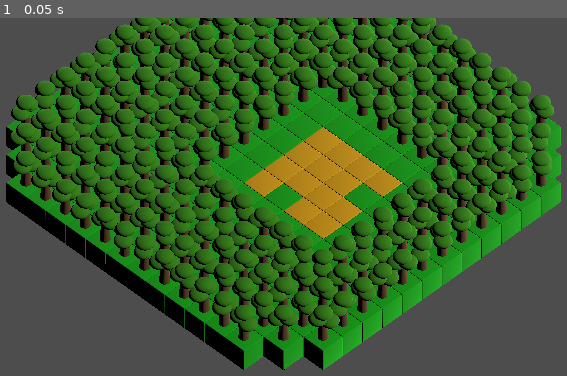
Above: before the commit, frame 1.
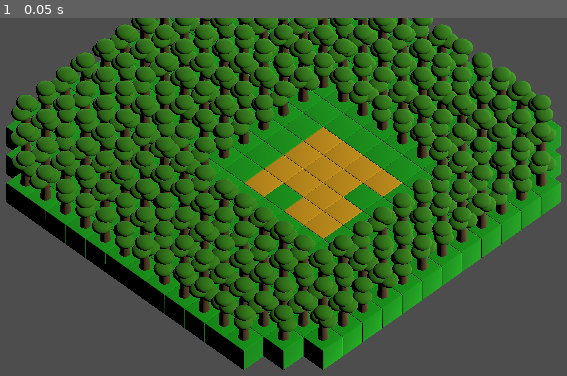
Above: after the commit, the same moment.

Repository: mtang8264/Train-Game
Game: Godot game, scene res://Scenes/Game.tscn
The game is run twice, just before and just after one commit, with the same random seed, the same clock (stepped at 60 frames per second) and the same inputs.
Inputs:
- Up to frame 1 (0.05 s): no input

The runs differ from the first frame. In frame 1, 14% of the frame differs, in the area x 1-99%, y 0-88%.

Commit message:
Added comments to existing code. Created a folder for resource scripts.

Diff:
--- a/Objects/Blocks/Basic.tres
+++ b/Objects/Blocks/Basic.tres
@@ -1,6 +1,6 @@
 [gd_resource type="Resource" script_class="BlockType" format=3 uid="uid://b84ya6jwsxda"]
 
-[ext_resource type="Script" uid="uid://bu07tjjl6772a" path="res://Scripts/BlockType.gd" id="1_0o1hj"]
+[ext_resource type="Script" uid="uid://bu07tjjl6772a" path="res://Scripts/Resources/BlockType.gd" id="1_0o1hj"]
 [ext_resource type="PackedScene" uid="uid://vyyi5a232wif" path="res://Objects/Blocks/PackedScenes/Basic.tscn" id="1_h3p1v"]
 
 [resource]
--- a/Objects/Blocks/Sandy.tres
+++ b/Objects/Blocks/Sandy.tres
@@ -1,6 +1,6 @@
 [gd_resource type="Resource" script_class="BlockType" format=3 uid="uid://cagvbqr2cnkjl"]
 
-[ext_resource type="Script" uid="uid://bu07tjjl6772a" path="res://Scripts/BlockType.gd" id="1_b27wd"]
+[ext_resource type="Script" uid="uid://bu07tjjl6772a" path="res://Scripts/Resources/BlockType.gd" id="1_b27wd"]
 
 [resource]
 script = ExtResource("1_b27wd")
--- a/Scenes/Game.tscn
+++ b/Scenes/Game.tscn
@@ -17,7 +17,6 @@
 
 [node name="Map" type="Node3D" parent="." unique_id=1860340154]
 script = ExtResource("1_iukft")
-block_offset = Vector2(0.5, 0.5)
 block_types = {
 "b": ExtResource("3_kldst"),
 "s": ExtResource("3_j5yw3")
--- a/Scripts/BlockType.gd
+++ /dev/null
@@ -1,8 +0,0 @@
-class_name BlockType
-extends Resource
-
-@export var block_name: String
-@export var block_filename: String
-
-func get_block_filepath() -> String:
-	return "res://Objects/Blocks/PackedScenes/" + block_filename + ".tscn"
--- a/Scripts/MapController.gd
+++ b/Scripts/MapController.gd
@@ -1,11 +1,20 @@
 class_name MapController
 extends Node3D
 
-@export var block_offset: Vector2
+## This script controls all relevant information about the map.
+
+## The spacing between the origins of the blocks that make up the map.
+## Default is (0.5, 0.5).
+@export var block_offset: Vector2 = Vector2(0.5, 0.5)
+## A dictionary containing all the types of blocks the map can use.
 @export var block_types: Dictionary
+## A scene representing the trees which can be placed around the map when generated.
 @export var tree_scene: PackedScene
+## The filepath, given as a string, which points to the map we are trying to load.
+## This should be a .csv file.
 @export var map_to_load: String
 
+## An array containing arrays representing the map.
 var map_data = []
 
 func _ready() -> void:
@@ -16,22 +25,31 @@
 func _process(delta: float) -> void:
 	pass
 
+## Loads the map data from the file map_to_load.
+## Returns true for posterity.
 func _load_map_data() -> bool:
+	# Open the map file
 	var map = FileAccess.open(map_to_load, FileAccess.READ)
 
+	# This variable tracks wether the we have finished loading the map or not
 	var loaded = false
 
+	# While we havent finished loading we iterate through the .csv file.
 	while !loaded:
+		# If the next line is just a single blank cell, then we are done loading.
 		var next_line = map.get_csv_line()
 		if next_line == PackedStringArray([""]):
 			loaded = true
 			continue
+		# Otherwise we append the line into the map_data variable.
 		else:
 			map_data.append(next_line)
-
+	# Close file access.
 	map.close()
 	return true
 
+## Generates the map by instantiating the necesary assets.
+## Returns true for posterity.
 func _generate_map() -> bool:
 	var height = len(map_data)
 	var width = len(map_data[0])
@@ -47,6 +65,7 @@
 				_spawn_tree(x,y)
 	return true
 
+## Spawns a single block given its key and position.
 func _spawn_block(block_key: String, pos_x: int, pos_y: int) -> void:
 	var block_type = block_types[block_key[0]]
 	var block_scene = load(block_type.get_block_filepath())
@@ -55,6 +74,7 @@
 	block.position = Vector3(pos_x * block_offset.x,0,  pos_y * block_offset.y)
 	pass
 
+## Spawns a single tree given its position.
 func _spawn_tree(pos_x: float, pos_y: float) -> void:
 	var tree = tree_scene.instantiate()
 	tree.position = Vector3(pos_x * block_offset.x, 0, pos_y * block_offset.y)
--- /dev/null
+++ b/Scripts/Resources/BlockType.gd
@@ -0,0 +1,12 @@
+class_name BlockType
+extends Resource
+
+## The string name of the block.
+@export var block_name: String
+## The name of the scene which contains the block instance, given as a string.
+@export var block_filename: String
+
+## Returns the full filepath of the block.
+## Assumes the scene is a .tscn file stored in the Objects/Blocks/PackedScenes/ directory.
+func get_block_filepath() -> String:
+	return "res://Objects/Blocks/PackedScenes/" + block_filename + ".tscn"
--- a/Scripts/TreeController.gd
+++ b/Scripts/TreeController.gd
@@ -1,11 +1,5 @@
 extends Node3D
+## This script currently just gives the trees a random rotation after they are spawned.
 
-# Called when the node enters the scene tree for the first time.
-func _ready():
+func _init():
 	rotation.y = randf() * 360.0
-	pass # Replace with function body.
-
-
-# Called every frame. 'delta' is the elapsed time since the previous frame.
-func _process(delta):
-	pass
Renamed: Scripts/BlockType.gd.uid -> Scripts/Resources/BlockType.gd.uid
